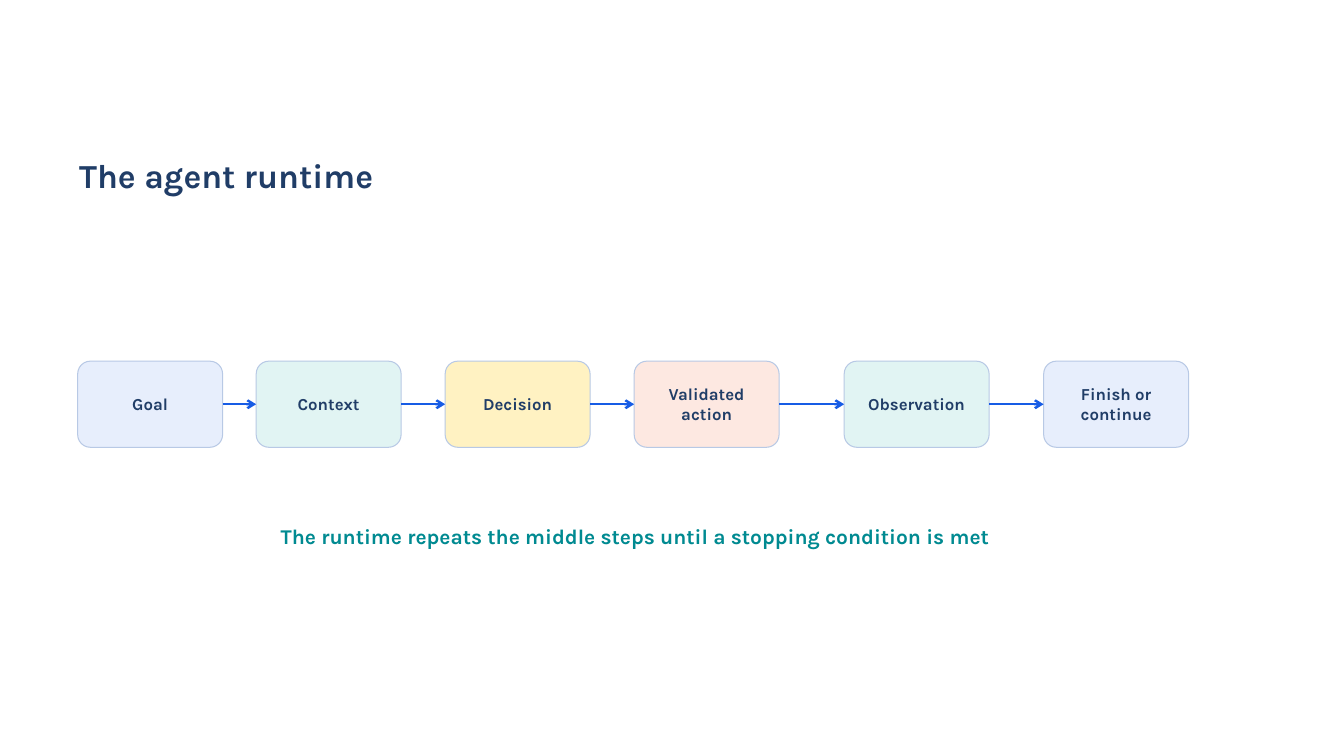
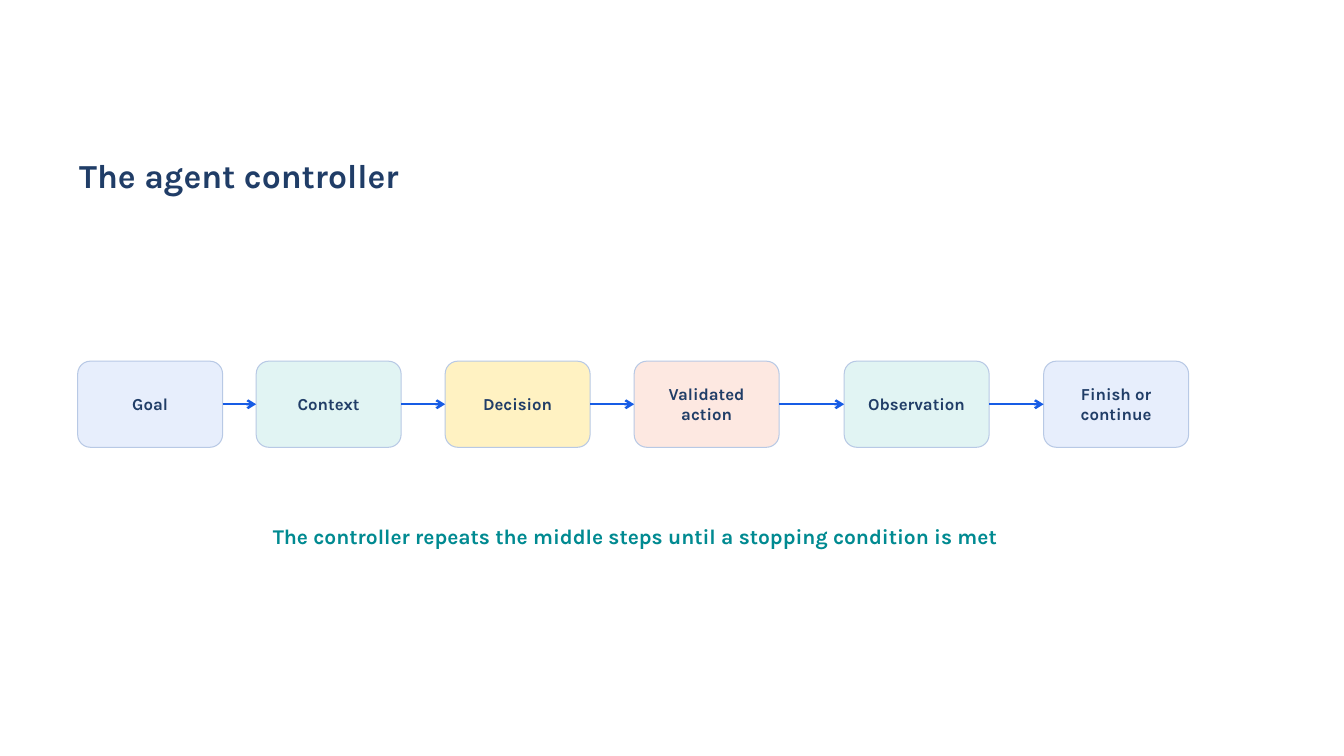
Before and after one commit to acceleratescience/hands-on-agentic-ai, a slide deck: slide 4 of slides/ai-agents.pptx (slide 8 before the commit). Drawn at 1344x756 pixels with LibreOffice and Linux fonts; fonts in the diff are those of the drawing; background and template pictures are left out. Boxes give left, top, right and bottom in pixels: in the first picture for what was removed or moved away, otherwise in the second. Text is boxed around its words. In the diff, an @@ line names an element or a change of style, - is before the commit and + after.

```diff
--- a/slides/ai-agents.pptx
+++ b/slides/ai-agents.pptx
@@ text at box(79, 165, 399, 197): text changed @@
-The agent runtime
+The agent controller
@@ text at box(273, 529, 996, 550): text changed @@
-The runtime repeats the middle steps until a stopping condition is met
+The controller repeats the middle steps until a stopping condition is met
```
Also in this commit, not shown: 4 other slides changed, 8 slides removed.
